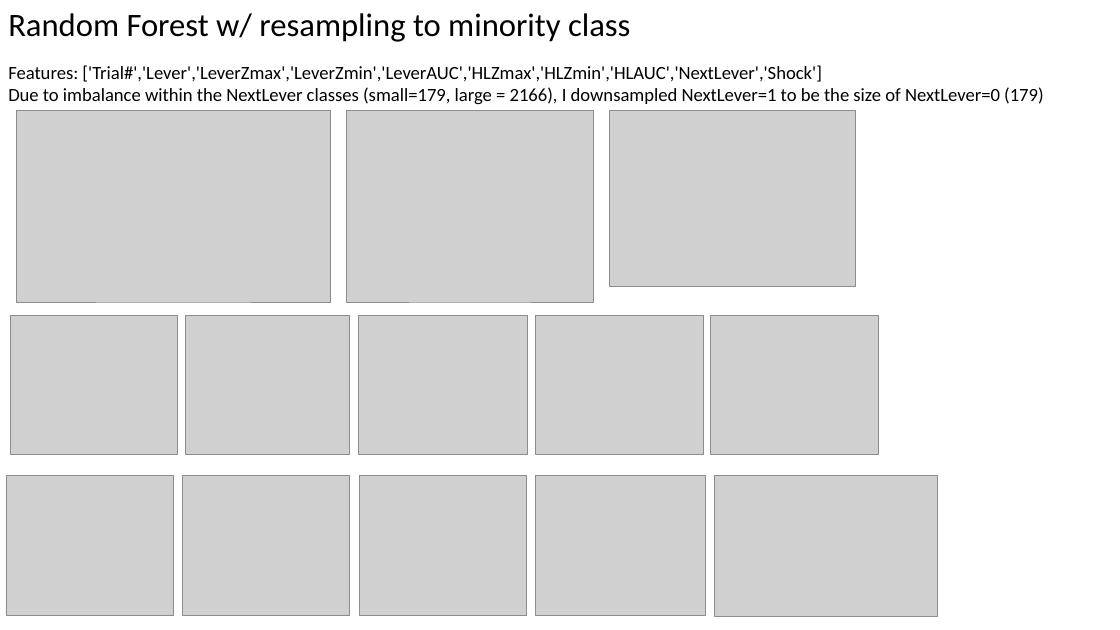
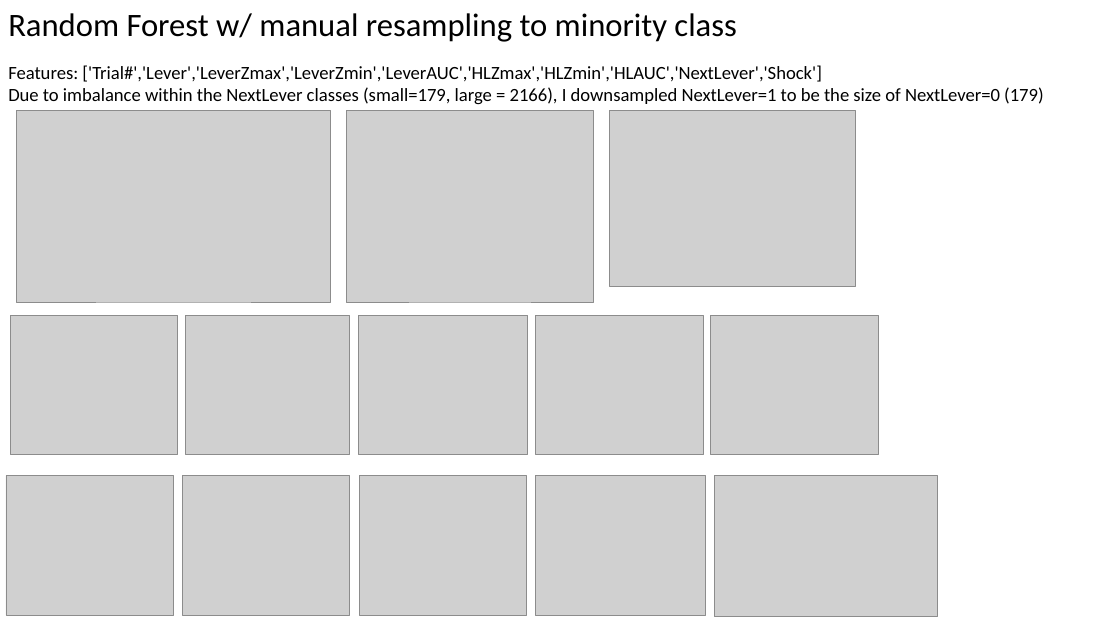
Before and after one commit to wonnpyon/ML-For-Beginners, a slide deck: slide 4 of PhotometryML.pptx. Drawn at 1120x630 pixels with LibreOffice and Linux fonts; fonts in the diff are those of the drawing; grey boxes stand for pictures. Boxes give left, top, right and bottom in pixels: in the first picture for what was removed or moved away, otherwise in the second. Text is boxed around its words. In the diff, an @@ line names an element or a change of style, - is before the commit and + after.

```diff
--- a/PhotometryML.pptx
+++ b/PhotometryML.pptx
@@ text at box(8, 13, 736, 42): text changed @@
-Random Forest w/ resampling to minority class
+Random Forest w/ manual resampling to minority class
```
Also in this commit, not shown: 1 other slide changed.
